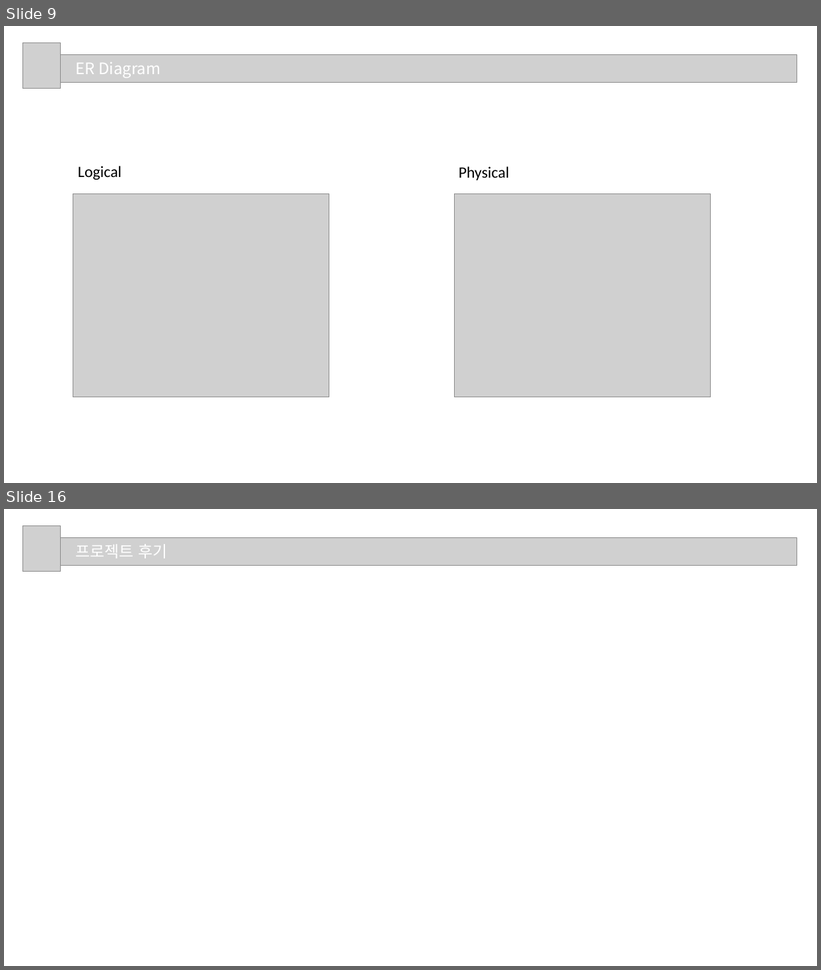
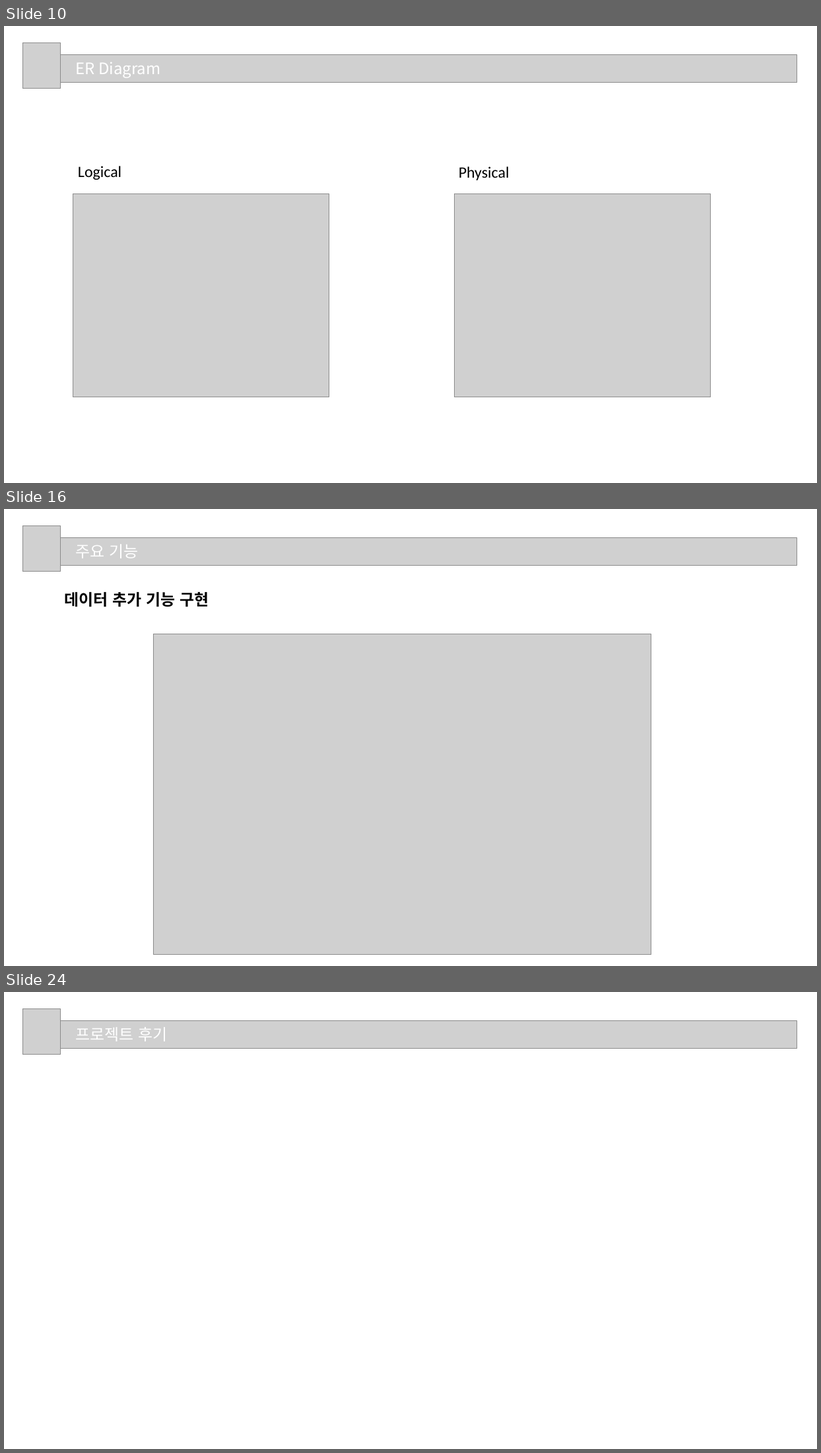
Before and after one commit to bhs0906/JavaFX_Oracle_Project, a slide deck: 3조_프로젝트2.pptx. Shown one above the other, each under a label of ours: slides 9 and 16 before the commit, slides 10, 16 and 24 after it; the slides between them are not shown. The pictures are 821x970 and 821x1453 pixels, drawn with LibreOffice and Linux fonts; fonts in the diff are those of the drawing; grey boxes stand for pictures. Boxes give left, top, right and bottom in pixels: in the first picture for what was removed or moved away, otherwise in the second. Text is boxed around its words. In the diff, an @@ line names an element or a change of style, - is before the commit and + after.

```diff
--- a/3조_프로젝트2.pptx
+++ b/3조_프로젝트2.pptx
@@ slide 16 added at [4,509,817,966], background #FFFFFF @@
@@ picture added at [22,525,61,572] @@
@@ picture added at [51,537,797,565] @@
@@ text added at [76,545,138,559], 28 pt, text #FFFFFF @@
+주요 기능
@@ text added at [65,592,209,607], 28 pt, text #000000, bold @@
+데이터 추가 기능 구현
@@ picture added at [153,634,651,955] @@
@@ what was slide 9 is now slide 10 @@
@@ what was slide 16 is now slide 24 @@
```
Also in this commit, not shown: 8 slides changed, 7 other slides added.
